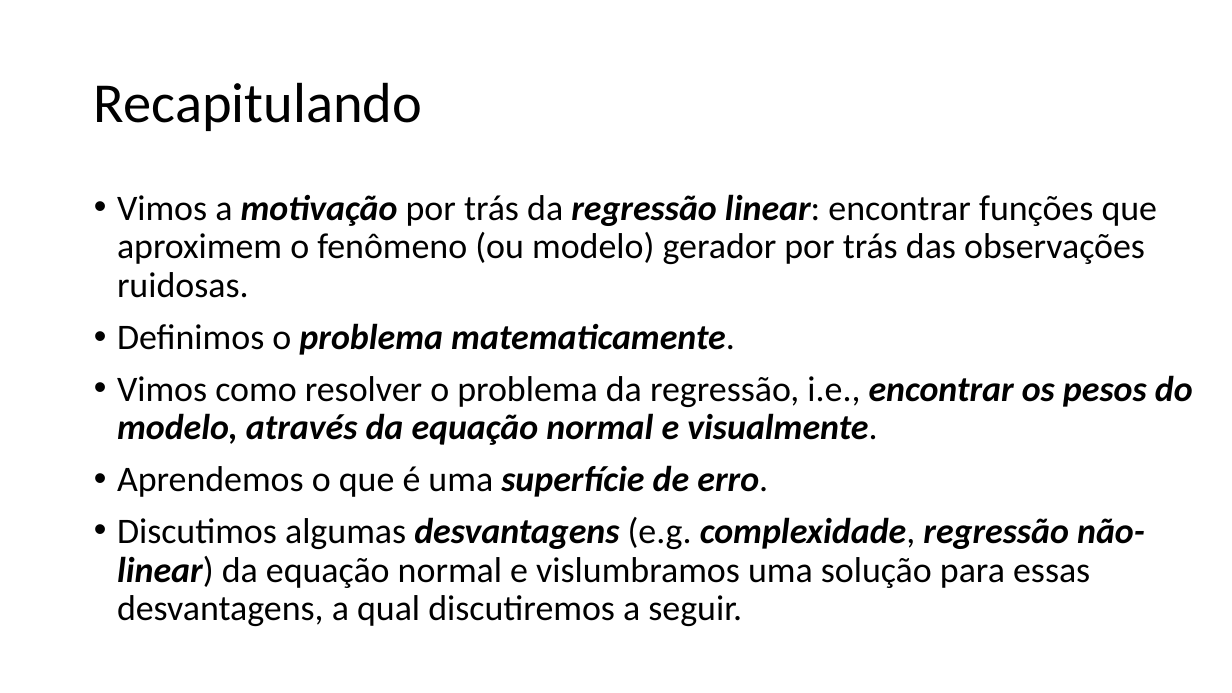
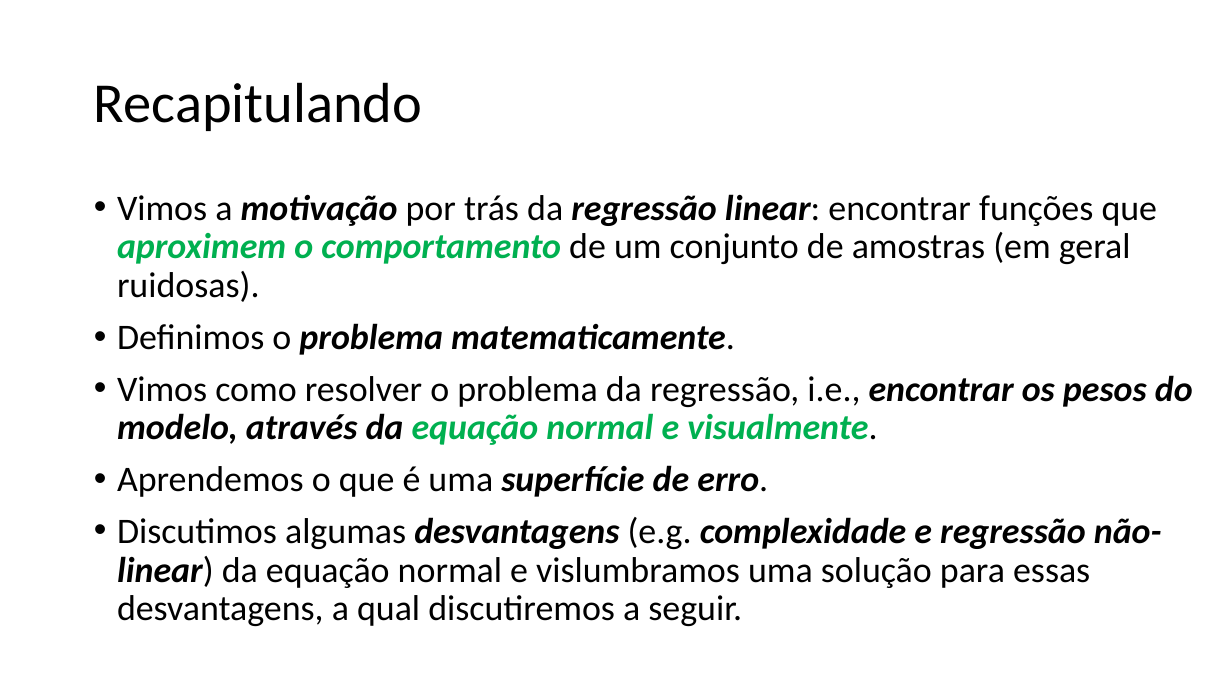
Before and after one commit to zz4fap/t319_aprendizado_de_maquina, a slide deck: slide 2 of slides/T319_Regressão_Linear (Parte II).pptx. Drawn at 1232x693 pixels with LibreOffice and Linux fonts; fonts in the diff are those of the drawing. Boxes give left, top, right and bottom in pixels: in the first picture for what was removed or moved away, otherwise in the second. Text is boxed around its words. In the diff, an @@ line names an element or a change of style, - is before the commit and + after.

```diff
--- a/slides/T319_Regressão_Linear (Parte II).pptx
+++ b/slides/T319_Regressão_Linear (Parte II).pptx
@@ text at [117,194,1158,302]: text changed @@
-• Vimos a motivação por trás da regressão linear: encontrar funções que aproximem o fenômeno (ou modelo) gerador por trás das observações ruidosas.
+• Vimos a motivação por trás da regressão linear: encontrar funções que aproximem o comportamento de um conjunto de amostras (em geral ruidosas).
@@ text at [117,375,1193,445]: text colour #000000 to #00B050 in "equação normal e visualmente." @@
@@ text at [117,517,1162,626]: text changed @@
-• Discutimos algumas desvantagens (e.g. complexidade, regressão não-linear) da equação normal e vislumbramos uma solução para essas desvantagens, a qual discutiremos a seguir.
+• Discutimos algumas desvantagens (e.g. complexidade e regressão não-linear) da equação normal e vislumbramos uma solução para essas desvantagens, a qual discutiremos a seguir.
```
Also in this commit, not shown: 1 other slide changed, 17 slides added, 2 slides removed, 5 other files.
